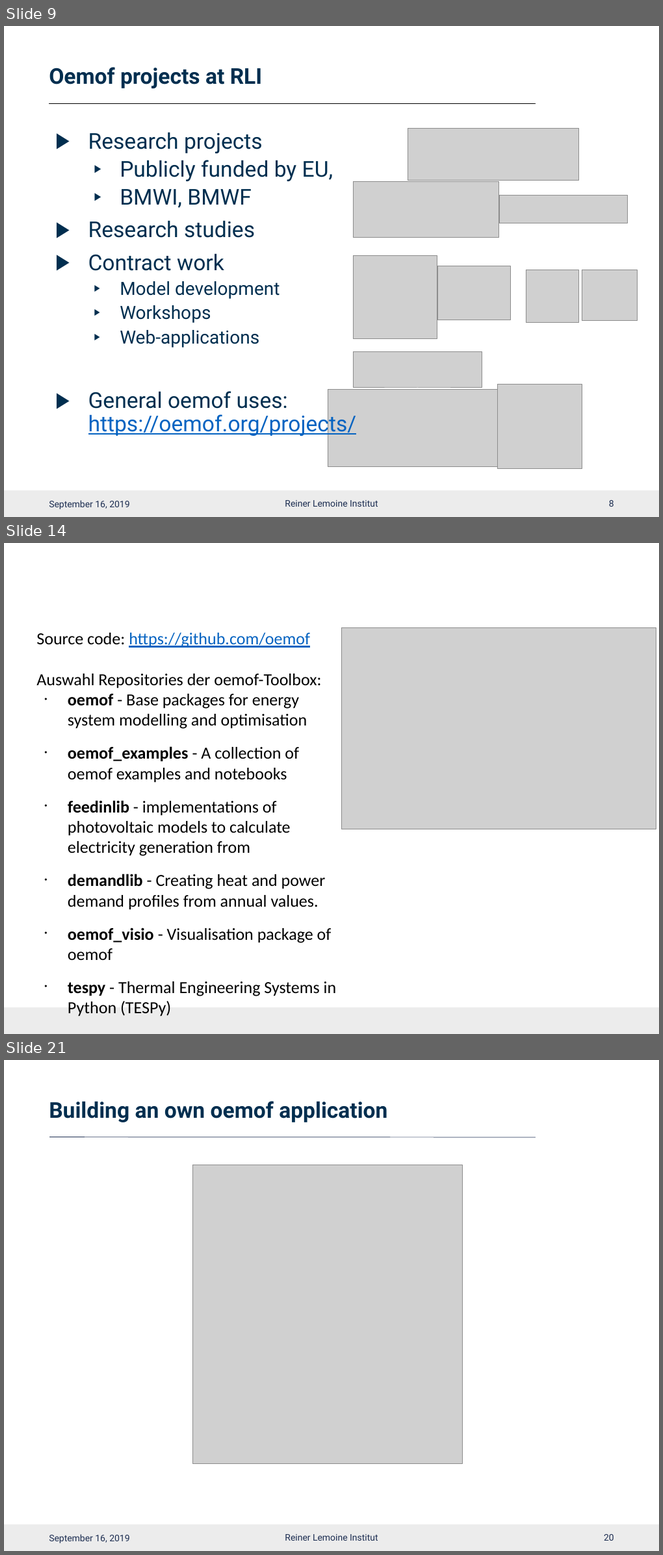
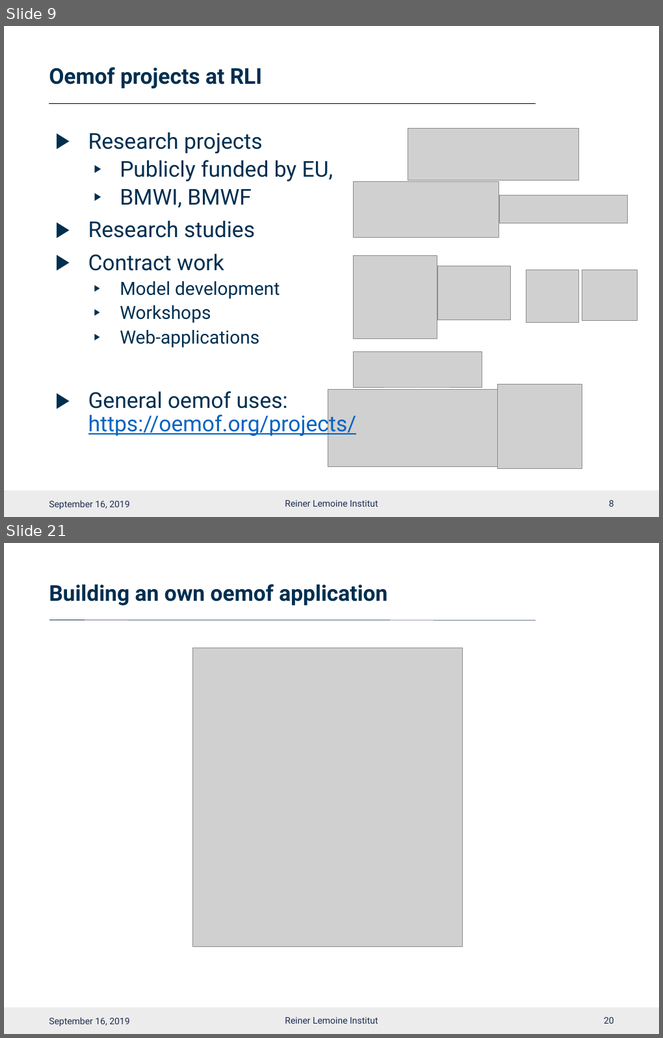
Before and after one commit to smartie2076/oemof_workshop, a slide deck: Oemof_Workshop_03_Basics.pptx. Shown one above the other, each under a label of ours: slides 9, 14 and 21 before the commit, slides 9 and 21 after it; the slides between them are not shown. The pictures are 663x1555 and 663x1038 pixels, drawn with LibreOffice and Linux fonts; fonts in the diff are those of the drawing; grey boxes stand for pictures; background and template pictures are left out. Boxes give left, top, right and bottom in pixels: in the first picture for what was removed or moved away, otherwise in the second. Text is boxed around its words. In the diff, an @@ line names an element or a change of style, - is before the commit and + after.

```diff
--- a/Oemof_Workshop_03_Basics.pptx
+++ b/Oemof_Workshop_03_Basics.pptx
@@ slide 14 removed at box(4, 543, 659, 1034), background #FFFFFF; not listed: 1 template element that a slide beside it also shows @@
@@ text removed at box(36, 633, 337, 997) @@
-Source code: https://github.com/oemof
-Auswahl Repositories der oemof-Toolbox:
-• oemof - Base packages for energy system modelling and optimisation
-• oemof_examples - A collection of oemof examples and notebooks
-• feedinlib - implementations of photovoltaic models to calculate electricity generation from
-• demandlib - Creating heat and power demand profiles from annual values.
-• oemof_visio - Visualisation package of oemof
-• tespy - Thermal Engineering Systems in Python (TESPy)
@@ picture removed at box(342, 628, 657, 829) @@
@@ text removed at box(214, 674, 321, 685) @@
-Framework-Konzept: Toolbox
```
Also in this commit, not shown: 18 slides changed, 1 slide added, 4 other files.
